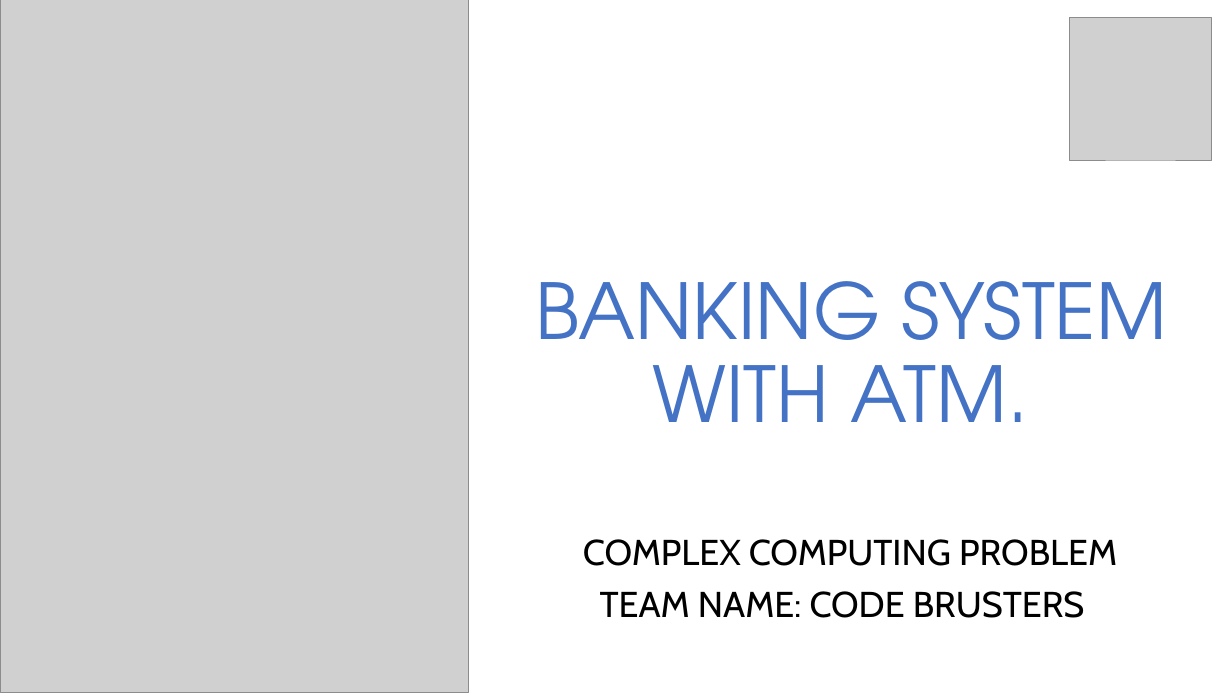
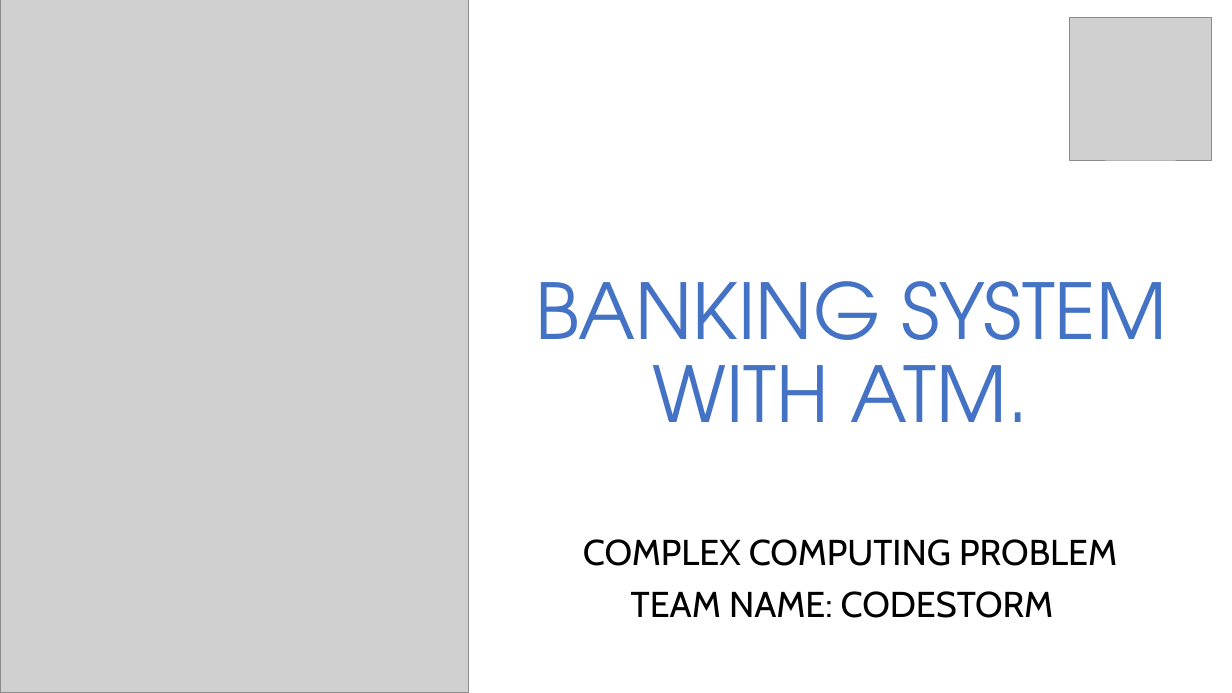
Before and after one commit to muhammadsami1-it/Programming-Fundamentals, a slide deck: slide 1 of ccp project/Presentation/BANKING SYSTEM WITH ATM.pptx. Drawn at 1232x693 pixels with LibreOffice and Linux fonts; fonts in the diff are those of the drawing; grey boxes stand for pictures. Boxes give left, top, right and bottom in pixels: in the first picture for what was removed or moved away, otherwise in the second. Text is boxed around its words. In the diff, an @@ line names an element or a change of style, - is before the commit and + after.

```diff
--- a/ccp project/Presentation/BANKING SYSTEM WITH ATM.pptx
+++ b/ccp project/Presentation/BANKING SYSTEM WITH ATM.pptx
@@ subtitle at <box>631,591,1054,618</box>: text changed @@
-TEAM NAME: CODE BRUSTERS
+TEAM NAME: CODESTORM
```
Also in this commit, not shown: 3 other slides changed, 2 other files.
